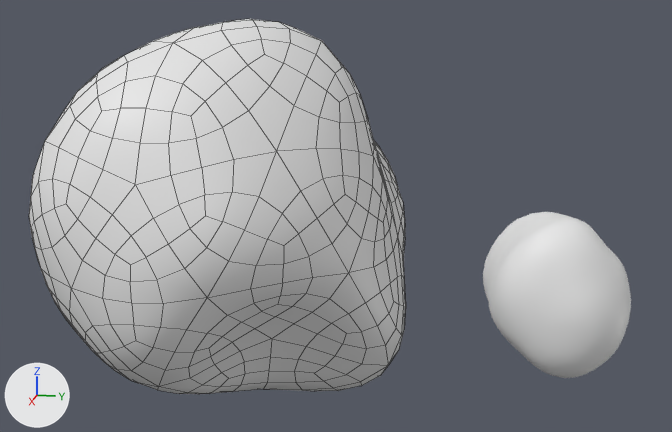
Renders of the Blender file source/Assets/models/Asteroid Stuff/asteroid_editable_MO.blend from each side of a commit.
Both versions are drawn from a 50 mm camera at (14.12, 1.12, 4.88) aimed at (9.7, 0.24, 3.77). Lighting does not change. The marker at lower left points along +X, +Y and +Z. Mesh edges are drawn as thin lines on the coarser meshes.
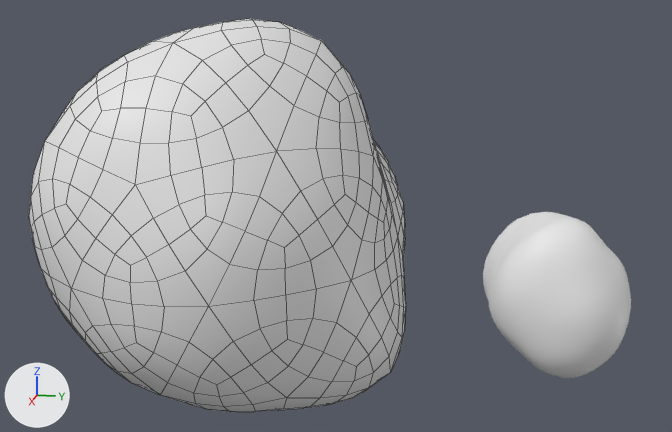
Scene script edits in JSON lines:
```json
{"block": "me_icosphere_001", "where": "me_icosphere_001.from_pydata(...)  # 42 vertices, 80 faces; spans x -0.95..0.96, y -0.85..1.11, z -1.0..1.17"}
{"block": "me_icosphere_001", "where": "# used by ob_icosphere_002; location = (9.178, -0.459, 3.574); scale = (1.55, 1.05, 1.05)"}
{"block": "me_icosphere_001", "change": "me_icosphere_001 part 1"}
{"op": "set", "path": "me_icosphere_001.vertices[5].co", "old": "(0.47, 0.34, -0.27)", "new": "(0.72, 0.56, -0.63)"}
```

Pixel boxes [x1, y1, x2, y2] of what changed, in the pictures (672 x 432 px; the box of a moved part takes in the faces that stretch with it):
```json
{"object": "Icosphere.002", "change": "reshaped", "before": [29, 19, 406, 394], "after": [29, 19, 406, 412]}
{"part": 1, "of": "me_icosphere_001", "change": "moved or reshaped", "before": [159, 273, 389, 394], "after": [161, 281, 391, 412]}
```
